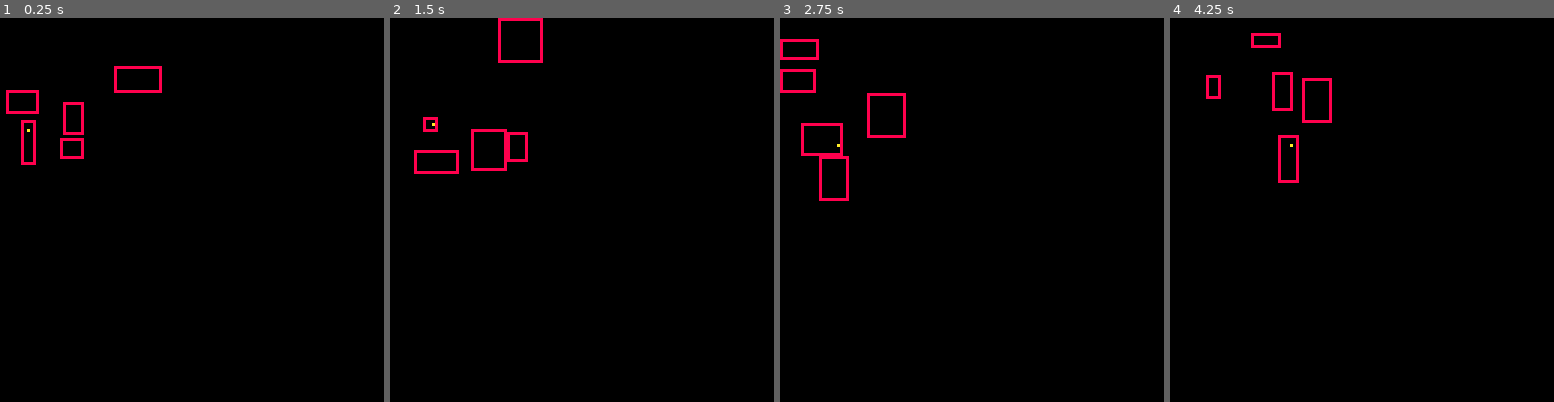
Above: before the commit, frames 1-4 (left to right).
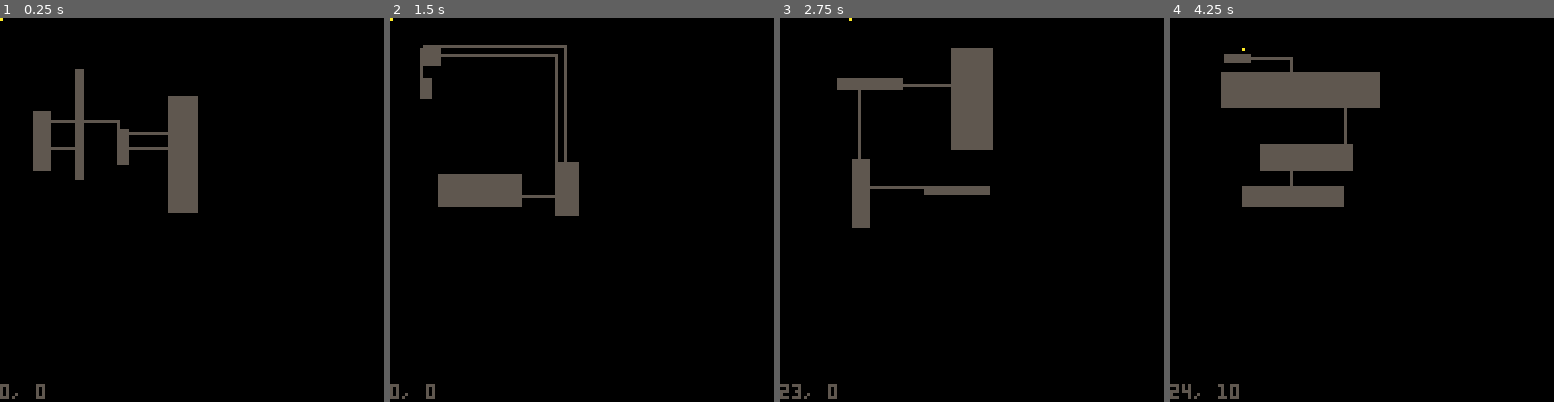
Above: after the commit, the same moments.

Repository: jameydeorio/buddies
Game: PICO-8 cartridge rog.p8
The game is run twice, just before and just after one commit, with the same random seed, the same clock (stepped at 60 frames per second) and the same inputs.
Inputs:
- Up to frame 1 (0.25 s): no input
- Up to frame 2 (1.5 s): tap O (Z key) at 0.7 s
- Up to frame 3 (2.75 s): hold Right 1.6-2.1 s; tap O (Z key) at 1.7, 2.1, 2.5 s; hold Up 2.15-2.42 s; hold Right from 2.47 s (still down)
- Up to frame 4 (4.25 s): tap O (Z key) every 0.4 s from 2.9 to 4.1 s; release Right at 3.03 s; hold Left 3.08-3.58 s; hold Down 3.63-3.97 s; hold Right from 4.02 s (still down)

The runs differ from the first frame. In frame 1, 5.4% of the frame differs, in the area x 0-52%, y 0-100%; in frame 2, 5.6%; in frame 3, 6.6%; in frame 4, 8.3%, in the area x 0-55%, y 3-100%.

Commit message:
Generate random dungeons

Diff:
--- a/rog.p8
+++ b/rog.p8
@@ -6,129 +6,246 @@
 grid_size = 8
 
 colors = {
- pink = 8,
- yellow = 10,
- blue = 12
+  gray = 5,
+  pink = 8,
+  yellow = 10,
+  blue = 12
 }
 
 rooms = {}
 
 player = {
- x = 0,
- y = 0,
- dx = 0,
- dy = 0
+  x = 0,
+  y = 0,
+  dx = 0,
+  dy = 0
 }
 
+dungeon = {
+  o = 8, -- origin
+  s = 64 -- size
+}
+
 function _init()
- create_rooms(5)
- place_player()
+  create_tree()
+  grow_tree()
+  grow_tree()
+  make_rooms()
+  make_hallways()
 end
 
 function _update()
- handle_input()
- move_player()
+  handle_input()
+  move_player()
 end
 
 function _draw()
- cls()
- draw_rooms()
- draw_player()
+  cls()
+  --draw_tree()
+  draw_rooms()
+  draw_hallways()
+  draw_player()
+  print(player.x .. ", " .. player.y, 0, 122, colors.gray)
 end
 
 function handle_input()
- if btn(0) then player.dx = -1 end
- if btn(1) then player.dx = 1 end
- if btn(2) then player.dy = -1 end
- if btn(3) then player.dy = 1 end
-
- if btn(4) then _init() end
+  if btn(0) then player.dx = -1 end
+  if btn(1) then player.dx = 1 end
+  if btn(2) then player.dy = -1 end
+  if btn(3) then player.dy = 1 end
+
+  if btnp(4) then
+    _init()
+  end
 end
 
 function place_player()
- local room_number = flr(rnd(#rooms)) + 1
- local room = rooms[room_number]
- player.x = flr(rnd(room.w - 1)) + room.x + 1
- player.y = flr(rnd(room.h - 1)) + room.y + 1
+  --local room_number = flr(rnd(#rooms)) + 1
+  --local room = rooms[room_number]
+  --player.x = flr(rnd(room.w - 1)) + room.x + 1
+  --player.y = flr(rnd(room.h - 1)) + room.y + 1
 end
 
 function move_player()
- local potential_move = {player.x + player.dx, player.y + player.dy}
- if not is_solid(potential_move) then
-  if potential_move[1] > 0 then player.x += player.dx end
-  if potential_move[2] > 0 then player.y += player.dy end
- end
- player.dx = 0
- player.dy = 0
+  local potential_move = {player.x + player.dx, player.y + player.dy}
+  --if not is_solid(potential_move) then
+    if potential_move[1] > 0 then player.x += player.dx end
+    if potential_move[2] > 0 then player.y += player.dy end
+  --end
+  player.dx = 0
+  player.dy = 0
 end
 
 function is_solid(xy)
- return pget(xy[1], xy[2]) == colors.pink
+  return pget(xy[1], xy[2]) == colors.pink
 end
 
 function draw_player()
- pset(player.x, player.y, colors.yellow)
+  pset(player.x, player.y, colors.yellow)
 end
 -->8
 -- map generation
 rooms = {}
 
-function create_hallway()
-
-end
-
-function create_rooms(n)
- rooms = {}
- for i=0, n-1 do
-  while true do
-   -- make a new room
-   local room = {
-    x = flr(rnd(48)),
-    y = flr(rnd(48)),
-    w = flr(rnd(12)) + 4,
-    h = flr(rnd(12)) + 4
-   }
-   -- add it and break out if there are no collisions
-   local should_create = true
-   for r in all(rooms) do
-    if room_collision(room, r) then
-     -- there's a collision, so break early and try again
-     should_create = false
-     break
+function create_tree()
+  tree = {}
+  nodes = {}
+  local root = {
+    x = dungeon.o,
+    y = dungeon.o,
+    w = dungeon.s,
+    h = dungeon.s,
+    parent = "nil"
+  }
+  add(tree, {root})
+  add(nodes, root)
+end
+
+function grow_tree()
+  local leaves = tree[#tree]
+  add(tree, {})
+  for node in all(leaves) do
+    split_node(node)
+  end
+end
+
+function draw_tree()
+  for i, level in pairs(tree) do
+    for j, node in pairs(level) do
+      if i != 1 then
+        rect(node.x, node.y, node.x + node.w, node.y + node.h)
+      end
     end
-   end
-   if should_create then
+  end
+end
+
+function split_node(node)
+  n1 = {parent = node, children = {}, room = nil}
+  n2 = {parent = node, children = {}, room = nil}
+  local dir = flr(rnd(2))
+  local limiter = 3
+  if dir == 0 then -- horizontal split
+    local upper_bound = flr(n1.parent.h - (n1.parent.h / limiter))
+    local lower_bound = flr(n1.parent.h / limiter)
+    n1.x = n1.parent.x
+    n1.y = n1.parent.y
+    n1.w = n1.parent.w
+    n1.h = flr(rnd(upper_bound - lower_bound)) + lower_bound
+    n2.x = n2.parent.x
+    n2.y = n2.parent.y + n1.h
+    n2.w = n2.parent.w
+    n2.h = n2.parent.h - n1.h
+  else -- vertical split
+    local upper_bound = n1.parent.w - (n1.parent.w / limiter)
+    local lower_bound = n1.parent.w / limiter
+    n1.x = n1.parent.x
+    n1.y = n1.parent.y
+    n1.w = flr(rnd(upper_bound - lower_bound)) + lower_bound
+    n1.h = n1.parent.h
+    n2.x = n2.parent.x + n1.w
+    n2.y = n1.y
+    n2.w = n2.parent.w - n1.w
+    n2.h = n2.parent.h
+  end
+  node.children = {n1, n2}
+  add(tree[#tree], n1)
+  add(tree[#tree], n2)
+  add(nodes, n1)
+  add(nodes, n2)
+end
+
+function get_random_room(node)
+  if node.room != nil then
+    return node.room
+  end
+  local rand = flr(rnd(2)) + 1
+  return get_random_room(node.children[rand])
+end
+
+function make_rooms()
+  rooms = {}
+  local leaves = tree[#tree]
+  for node in all(leaves) do
+    local room = { c = colors.gray }
+
+    local xmin = node.x + 1
+    local xmax = node.x + node.w - flr(node.w / 2)
+    if node.w < 4 then xmax = xmin end
+    room.x = flr(rnd(xmax - xmin)) + xmin
+
+    local ymin = node.y + 1
+    local ymax = node.y + node.h - flr(node.h / 2)
+    if node.h < 4 then ymax = ymin end
+    room.y = flr(rnd(ymax - ymin)) + ymin
+
+    local x1min = room.x + 1
+    local x1max = node.x + node.w - 1
+    if node.w < 4 then x1max = x1min end
+    room.x1 = flr(rnd(x1max - x1min)) + x1min
+
+    local y1min = room.y + 1
+    local y1max = node.y + node.h - 1
+    if node.h < 4 then y1max = y1min end
+    room.y1 = flr(rnd(y1max - y1min)) + y1min
+
+    node.room = room
     add(rooms, room)
-    break
-   end
-  end
- end
-end
-
-function a_inside_b(r1, r2)
- return ((r1.x >= r2.x and r1.x <= r2.x+r2.w) or (r1.x+r1.w >= r2.x and r1.x+r1.w <= r2.x+r2.w)) and
-        ((r1.y >= r2.y and r1.y <= r2.y+r2.h) or (r1.y+r1.h >= r2.y and r1.y+r1.h <= r2.y+r2.h))
-end
-
-function room_collision(r1, r2)
- return a_inside_b(r1, r2) or a_inside_b(r2, r1)
+  end
 end
 
 function draw_rooms()
- for room in all(rooms) do
-  draw_room(room)
- end
-end
-
-function draw_room(room)
- for i=room.x, room.x+room.w do
-  pset(i, room.y, colors.pink)
-  pset(i, room.y+room.h, colors.pink)
- end
- for i=room.y, room.y+room.h do
-  pset(room.x, i, colors.pink)
-  pset(room.x+room.w, i, colors.pink)
- end
+  for room in all(rooms) do
+    rectfill(room.x, room.y, room.x1, room.y1, room.c)
+  end
+end
+
+function make_hallways()
+  for i = #tree - 1, 1, -1 do
+    for node in all(tree[i]) do
+      node.hallways = {}
+
+      -- get the two nodes to connect
+      local node1 = node.children[1]
+      local node2 = node.children[2]
+
+      local exits = flr(rnd(2)) + 1
+
+      for i = 1, exits do
+        local room1 = get_random_room(node1)
+        local room2 = get_random_room(node2)
+
+        local room1_location = get_random_point_in_room(room1)
+        local room2_location = get_random_point_in_room(room2)
+
+        -- save the hallway on the node
+        if flr(rnd(2)) + 1 then -- go horizontal or vertical first
+          add(node.hallways, {{room1_location[1], room1_location[2], room2_location[1], room1_location[2]},
+                             {room2_location[1], room1_location[2], room2_location[1], room2_location[2]}})
+        else
+          add(node.hallways, {{room1_location[1], room1_location[2], room1_location[1], room2_location[2]},
+                             {room1_location[1], room2_location[2], room2_location[1], room2_location[2]}})
+        end
+      end
+      -- get a random room from each node
+    end
+  end
+end
+
+function draw_hallways()
+  for node in all(nodes) do
+    local hallways = node.hallways
+    if hallways != nil then
+      for h in all(hallways) do
+        line(h[1][1], h[1][2], h[1][3], h[1][4], colors.gray)
+        line(h[2][1], h[2][2], h[2][3], h[2][4], colors.gray)
+      end
+    end
+  end
+end
+
+function get_random_point_in_room(room)
+  return {flr(rnd(room.x1 - room.x)) + room.x,
+          flr(rnd(room.y1 - room.y)) + room.y}
 end
 __gfx__
 aaaaaaaa000000000000000000000000000000000000000000000000000000000000000000000000000000000000000000000000000000000000000000000000
